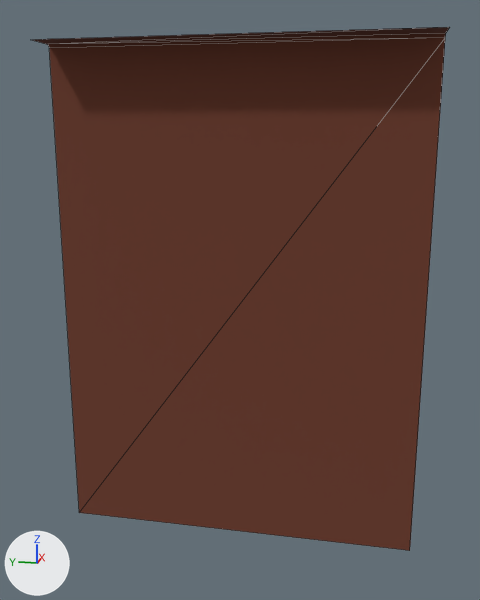
The glTF model assets/graphics/gltf/brick_wall.gltf as it was, and as the next commit left it.
The view is the same before and after, from a 50 mm lens placed at (-3.44, -0.71, 2.27), pointed at (-0.08, -0.04, 1.43). Every picture has the same lights, and +X, +Y and +Z are marked at lower left. Mesh edges are drawn as thin lines. Vertices at the same position are counted once.

Objects in the first picture: 'brick wall'.
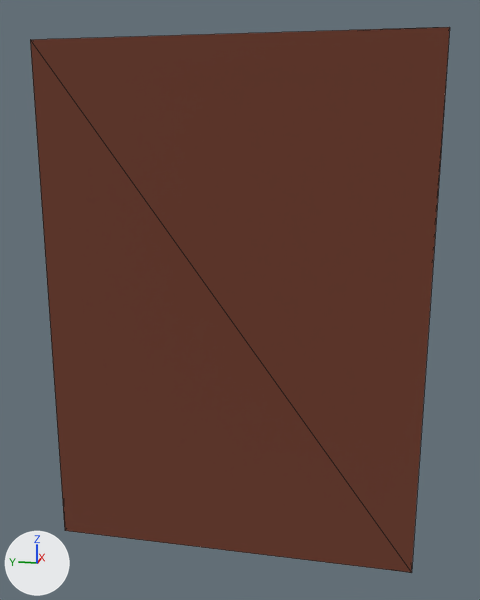
Where the change shows, as pixel boxes (x1, y1, x2, y2) in the pictures (480 x 600 px):
'brick wall', reshaped
    before: (33, 27, 450, 551)
    after: (30, 27, 450, 573)
part 1 of me_cube_007, added (brown)
    after: (30, 27, 450, 573)

The change in detail:
me_cube_007 is used by ob_brick_wall; location (-0.1, 0.0, 1.0).
me_cube_007 had 8 vertices, 6 faces and spanned x -0.1..0.1, y -1.0..1.0, z -1.0..1.74.
me_cube_007 now has 10 vertices, 16 faces and spans x -0.1..0.1, y -1.0..1.0, z -1.0..1.74.
Part 1, on me_cube_007:
2 vertices are added at (-0.1, -1.0, -1.0), (-0.1, 1.0, -1.0).
10 new faces join them.
